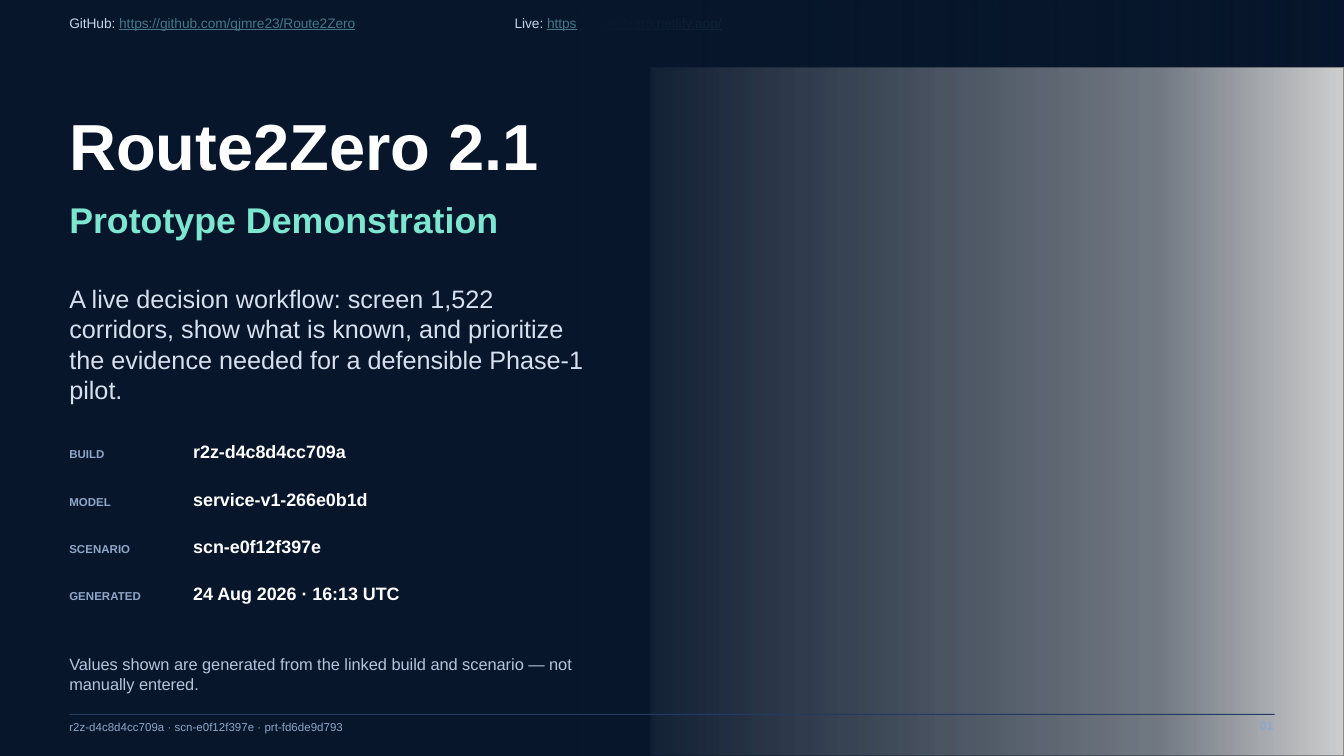
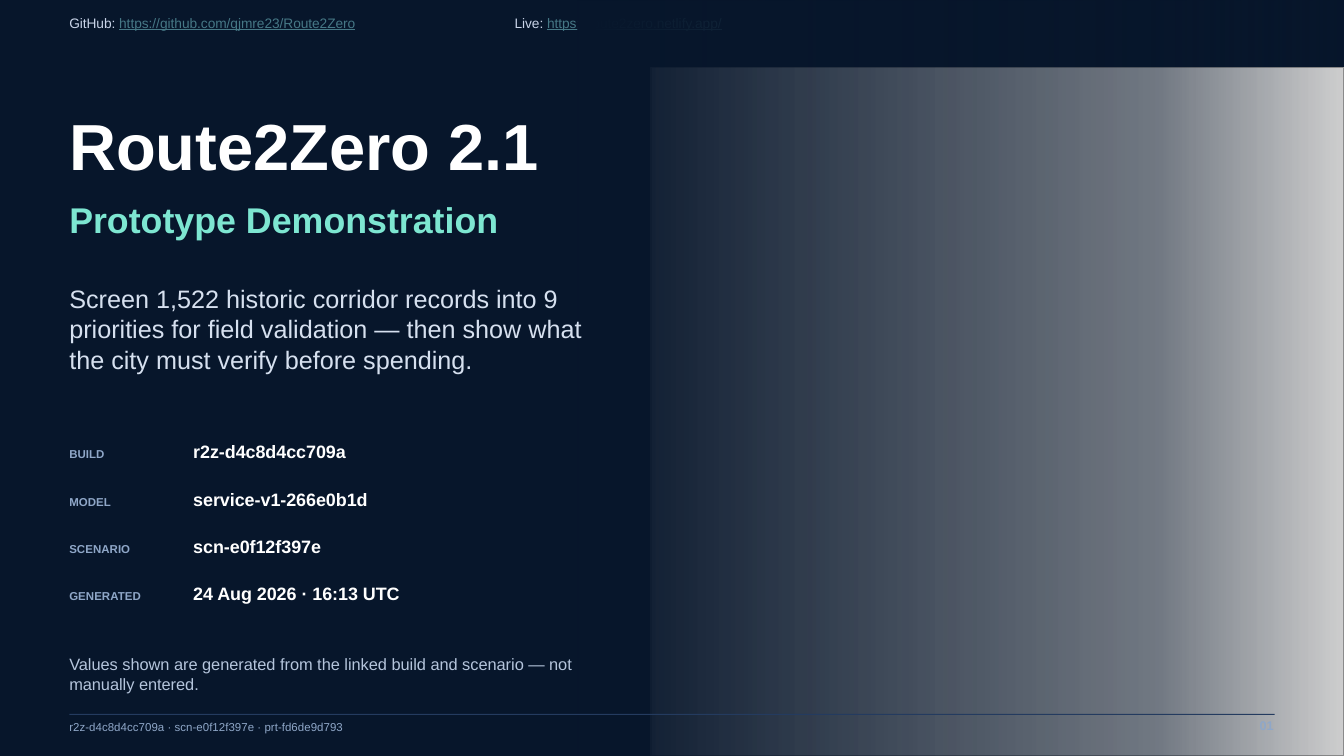
Before and after one commit to qjmre23/Route2Zero, a slide deck: slide 1 of output/submission/Route2Zero_Prototype_Demonstration.pptx. Drawn at 1344x756 pixels with LibreOffice and Linux fonts; fonts in the diff are those of the drawing; grey boxes stand for pictures. Boxes give left, top, right and bottom in pixels: in the first picture for what was removed or moved away, otherwise in the second. Text is boxed around its words. In the diff, an @@ line names an element or a change of style, - is before the commit and + after.

```diff
--- a/output/submission/Route2Zero_Prototype_Demonstration.pptx
+++ b/output/submission/Route2Zero_Prototype_Demonstration.pptx
@@ text at (x1=69, y1=289, x2=581, y2=374): text changed @@
-A live decision workflow: screen 1,522 corridors, show what is known, and prioritize the evidence needed for a defensible Phase-1 pilot.
+Screen 1,522 historic corridor records into 9 priorities for field validation — then show what the city must verify before spending.
```
Also in this commit, not shown: 6 other slides changed, 59 other files.
